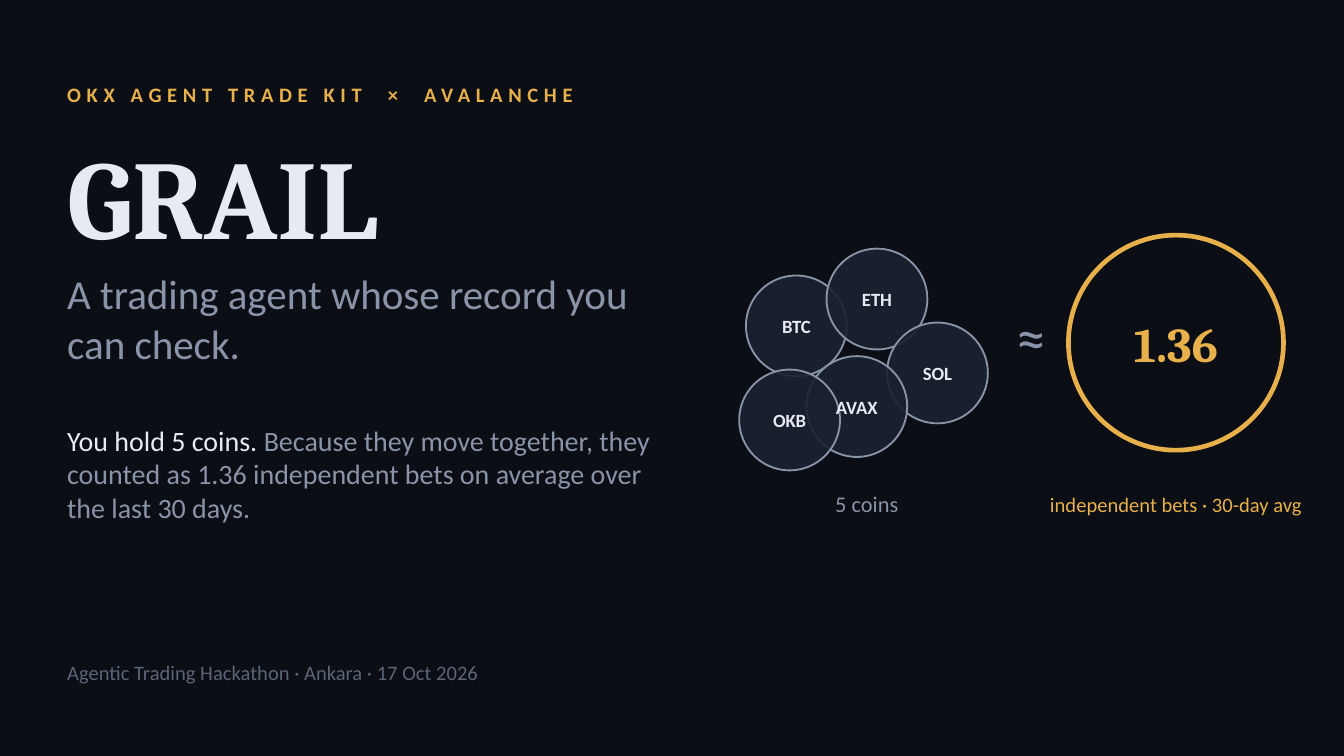
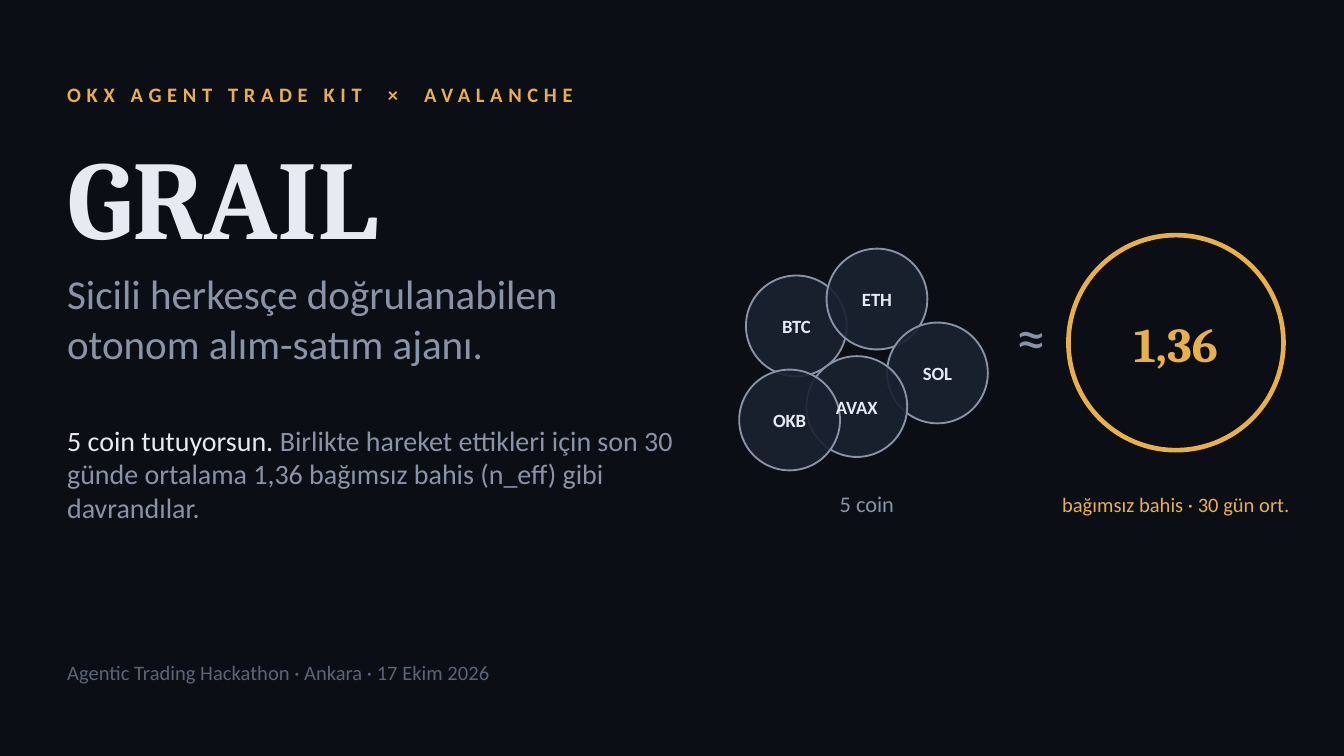
Before and after one commit to WalAngeL06/grail-agent, a slide deck: slide 1 of docs/pitch/GRAIL-pitch.pptx. Drawn at 1344x756 pixels with LibreOffice and Linux fonts; fonts in the diff are those of the drawing. Boxes give left, top, right and bottom in pixels: in the first picture for what was removed or moved away, otherwise in the second. Text is boxed around its words. In the diff, an @@ line names an element or a change of style, - is before the commit and + after.

```diff
--- a/docs/pitch/GRAIL-pitch.pptx
+++ b/docs/pitch/GRAIL-pitch.pptx
@@ text at [67,280,558,366]: text changed @@
-A trading agent whose record you can check.
+Sicili herkesçe doğrulanabilen otonom alım-satım ajanı.
@@ text at [1134,329,1218,369]: text changed @@
-1.36
+1,36
@@ text at [67,431,672,518]: text changed @@
-You hold 5 coins. Because they move together, they counted as 1.36 independent bets on average over the last 30 days.
+5 coin tutuyorsun. Birlikte hareket ettikleri için son 30 günde ortalama 1,36 bağımsız bahis (n_eff) gibi davrandılar.
@@ text at [840,496,894,512]: text changed @@
-5 coins
+5 coin
@@ text at [1062,497,1289,516]: text changed @@
-independent bets · 30-day avg
+bağımsız bahis · 30 gün ort.
@@ text at [67,666,489,684]: text changed @@
-Agentic Trading Hackathon · Ankara · 17 Oct 2026
+Agentic Trading Hackathon · Ankara · 17 Ekim 2026
```
Also in this commit, not shown: 1 other slide changed, 9 slides added, 8 slides removed, 5 other files.
